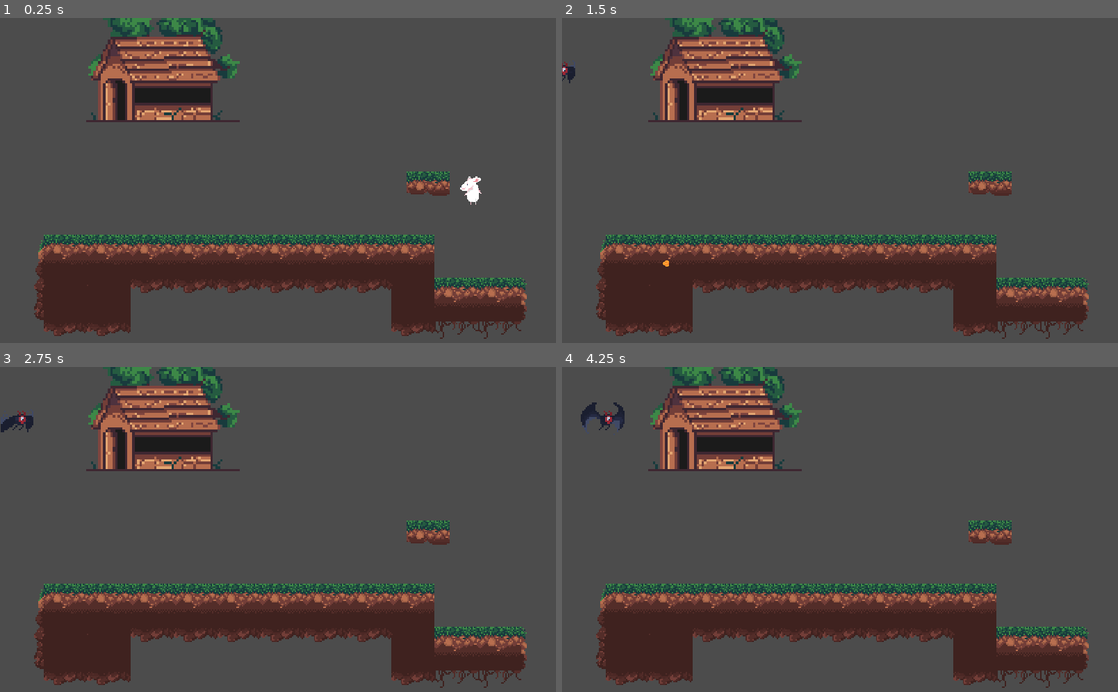
Above: before the commit, frames 1-4 (two rows, left to right).
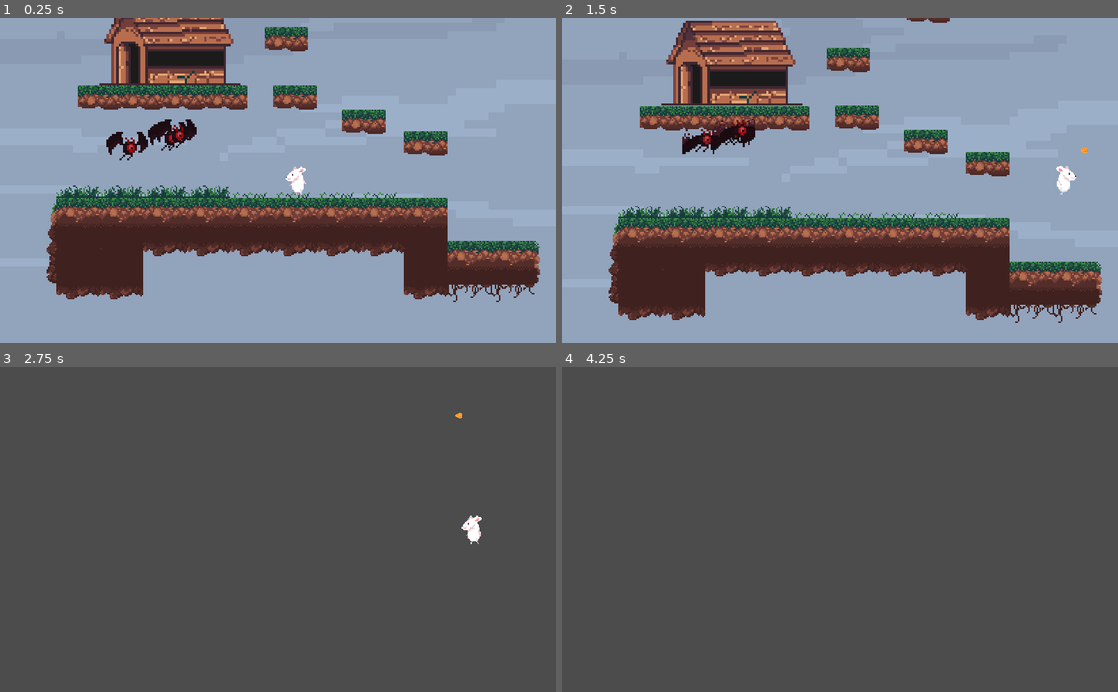
Above: after the commit, the same moments.

Repository: VeeHeiwa/Defend-Your-House
Game: Godot game, scene res://temp/level1.tscn
Two runs of this game, one before a commit and one after it. Both use one fixed random seed, a clock stepped at 60 frames per second and the inputs below. The project has no main scene, so this scene is started directly.
Inputs:
- Up to frame 1 (0.25 s): no input
- Up to frame 2 (1.5 s): tap Enter (fire) at 0.5, 1.35 s; hold Enter (fire) 0.53-1.28 s; hold Right (right) from 0.53 s (still down); tap Space (jump) at 0.77 s
- Up to frame 3 (2.75 s): tap Space (jump) at 1.52 s; release Right (right) at 2.03 s; hold Left (left) from 2.03 s (still down); hold Enter (fire) from 2.03 s (still down)
- Up to frame 4 (4.25 s): release Left (left) at 2.78 s; release Enter (fire) at 2.78 s; hold Right (right) from 2.78 s (still down); tap Enter (fire) at 2.85 s; tap Space (jump) at 3.02, 3.77 s; hold Enter (fire) from 3.53 s (still down)

The runs differ from the first frame. In frame 1, 96% of the frame differs, in the area x 0-100%, y 0-100%; in frame 2, 92%; in frame 3, 26%; in frame 4, 25%.

Commit message:
Added Player and enemy Attacks.

Diff:
--- a/Defend Your House/Scenes/AttackObject.tscn
+++ b/Defend Your House/Scenes/AttackObject.tscn
@@ -7,6 +7,8 @@
 extents = Vector2( 5.80577, 4.45919 )
 
 [node name="AttackObject" type="Area2D"]
+collision_layer = 0
+collision_mask = 8
 script = ExtResource( 1 )
 
 [node name="Sprite" type="Sprite" parent="."]
@@ -14,3 +16,5 @@
 
 [node name="CollisionShape2D" type="CollisionShape2D" parent="."]
 shape = SubResource( 1 )
+
+[connection signal="body_entered" from="." to="." method="_on_AttackObject_body_entered"]
--- a/Defend Your House/Scenes/ExplosionScene.tscn
+++ b/Defend Your House/Scenes/ExplosionScene.tscn
@@ -34,6 +34,9 @@
 } ]
 }
 
+[sub_resource type="CircleShape2D" id=2]
+radius = 9.43806
+
 [node name="ExplosionScene" type="Sprite"]
 scale = Vector2( 3.5, 3.5 )
 texture = ExtResource( 1 )
@@ -43,3 +46,13 @@
 
 [node name="AnimationPlayer" type="AnimationPlayer" parent="."]
 anims/explode = SubResource( 1 )
+
+[node name="Area2D" type="Area2D" parent="."]
+collision_layer = 0
+collision_mask = 20
+
+[node name="CollisionShape2D" type="CollisionShape2D" parent="Area2D"]
+scale = Vector2( 1, 1 )
+shape = SubResource( 2 )
+
+[connection signal="area_entered" from="Area2D" to="." method="_on_Area2D_area_entered"]
--- a/Defend Your House/Scenes/GameTileset.tres
+++ b/Defend Your House/Scenes/GameTileset.tres
@@ -122,3 +122,43 @@
 10/navigation_offset = Vector2( 16, 16 )
 10/shapes = [  ]
 10/z_index = 0
+11/name = "tile12"
+11/texture = ExtResource( 1 )
+11/tex_offset = Vector2( 0, 0 )
+11/modulate = Color( 1, 1, 1, 1 )
+11/region = Rect2( 96, 0, 32, 32 )
+11/tile_mode = 0
+11/occluder_offset = Vector2( 16, 16 )
+11/navigation_offset = Vector2( 16, 16 )
+11/shapes = [  ]
+11/z_index = 0
+12/name = "tile13"
+12/texture = ExtResource( 1 )
+12/tex_offset = Vector2( 0, 0 )
+12/modulate = Color( 1, 1, 1, 1 )
+12/region = Rect2( 64, 0, 32, 32 )
+12/tile_mode = 0
+12/occluder_offset = Vector2( 16, 16 )
+12/navigation_offset = Vector2( 16, 16 )
+12/shapes = [  ]
+12/z_index = 0
+13/name = "tile14"
+13/texture = ExtResource( 1 )
+13/tex_offset = Vector2( 0, 0 )
+13/modulate = Color( 1, 1, 1, 1 )
+13/region = Rect2( 64, 0, 32, 32 )
+13/tile_mode = 0
+13/occluder_offset = Vector2( 16, 16 )
+13/navigation_offset = Vector2( 16, 16 )
+13/shapes = [  ]
+13/z_index = 0
+14/name = "tile15"
+14/texture = ExtResource( 1 )
+14/tex_offset = Vector2( 0, 0 )
+14/modulate = Color( 1, 1, 1, 1 )
+14/region = Rect2( 96, 32, 32, 32 )
+14/tile_mode = 0
+14/occluder_offset = Vector2( 16, 16 )
+14/navigation_offset = Vector2( 16, 16 )
+14/shapes = [  ]
+14/z_index = 0
--- a/Defend Your House/Scenes/ProtectObject.tscn
+++ b/Defend Your House/Scenes/ProtectObject.tscn
@@ -1,6 +1,7 @@
-[gd_scene load_steps=3 format=2]
+[gd_scene load_steps=4 format=2]
 
-[ext_resource path="res://graphics/house.png" type="Texture" id=1]
+[ext_resource path="res://scripts/ProtectObject.gd" type="Script" id=1]
+[ext_resource path="res://graphics/house.png" type="Texture" id=2]
 
 [sub_resource type="RectangleShape2D" id=1]
 extents = Vector2( 23.766, 16.8209 )
@@ -8,9 +9,11 @@
 [node name="ProtectObject" type="Area2D"]
 collision_layer = 4
 collision_mask = 0
+script = ExtResource( 1 )
+HOUSE_HEALTH = 100
 
 [node name="Sprite" type="Sprite" parent="."]
-texture = ExtResource( 1 )
+texture = ExtResource( 2 )
 
 [node name="CollisionShape2D" type="CollisionShape2D" parent="."]
 position = Vector2( -3.01995, -1.18114 )
--- a/Defend Your House/Scenes/ThePlayer.tscn
+++ b/Defend Your House/Scenes/ThePlayer.tscn
@@ -80,6 +80,7 @@
 position = Vector2( 415.32, 110.661 )
 collision_layer = 16
 script = ExtResource( 1 )
+SPEED = 400
 JUMP = 750
 
 [node name="CollisionShape2D" type="CollisionShape2D" parent="."]
@@ -110,5 +111,10 @@
 position = Vector2( 1.98331, 5.94988 )
 shape = SubResource( 6 )
 
+[node name="Camera2D" type="Camera2D" parent="."]
+current = true
+limit_left = -100
+limit_right = 1000
+
 [connection signal="timeout" from="FireTimer" to="." method="_on_FireTimer_timeout"]
 [connection signal="body_exited" from="Area2D_lower" to="." method="_on_Area2D_lower_body_exited"]
--- a/Defend Your House/Scenes/bat_enemy.tscn
+++ b/Defend Your House/Scenes/bat_enemy.tscn
@@ -29,8 +29,10 @@
 script = ExtResource( 1 )
 
 [node name="Sprite" type="Sprite" parent="."]
+modulate = Color( 0.988235, 0.360784, 0.360784, 1 )
 texture = ExtResource( 2 )
 hframes = 6
+frame = 5
 
 [node name="AnimationPlayer" type="AnimationPlayer" parent="Sprite"]
 anims/walking = SubResource( 1 )
@@ -50,4 +52,8 @@
 process_mode = 0
 wait_time = 3.0
 
+[node name="healthRegenerate" type="Timer" parent="."]
+process_mode = 0
+
 [connection signal="timeout" from="FireTimer" to="." method="_on_FireTimer_timeout"]
+[connection signal="timeout" from="healthRegenerate" to="." method="_on_healthRegenerate_timeout"]
--- /dev/null
+++ b/Defend Your House/levels/level1.tscn
@@ -0,0 +1,3 @@
+[gd_scene format=2]
+
+[node name="level1" type="Node2D"]
--- a/Defend Your House/scripts/AttackObject.gd
+++ b/Defend Your House/scripts/AttackObject.gd
@@ -1,6 +1,7 @@
 extends Area2D
 
 export var SPEED =	700
+export var damage = 10
 var attackDirection = Vector2()
 
 func _ready():
@@ -14,3 +15,10 @@
 
 func _physics_process(delta):
 	position.x += attackDirection.x * SPEED * delta
+
+func _on_AttackObject_body_entered(body):
+	#Calling the take damage function on the enemy
+	# and freeing itself from the memory.
+	if(body.name.substr(0,9) == "bat_enemy"):
+		body.takePlayerCheeseDamage(damage)
+		queue_free()
--- a/Defend Your House/scripts/ExplosionScene.gd
+++ b/Defend Your House/scripts/ExplosionScene.gd
@@ -1,4 +1,6 @@
 extends Sprite
+
+export var HOUSE_DAMAGE = 50
 
 func _ready():
 	pass
@@ -10,3 +12,7 @@
 # animation is done playing
 func freeself():
 	queue_free()
+
+func _on_Area2D_area_entered(area):
+	if area.name.substr(0,13) == "ProtectObject":
+		area.giveDamage(HOUSE_DAMAGE)
--- /dev/null
+++ b/Defend Your House/scripts/ProtectObject.gd
@@ -0,0 +1,15 @@
+extends Area2D
+
+# Provide value from the properties widow
+export var HOUSE_HEALTH = 10000
+var health
+# Called when the node enters the scene tree for the first time.
+func _ready():
+	health = HOUSE_HEALTH
+
+func giveDamage(damage):
+	health -= damage
+	if health < 0:
+		print("house Destroyed:")
+
+		queue_free()
--- a/Defend Your House/scripts/ThePlayer.gd
+++ b/Defend Your House/scripts/ThePlayer.gd
@@ -1,4 +1,22 @@
 extends KinematicBody2D
+
+
+###########################################
+# Jumping through floating platforms:
+
+#A static body needs to be on a seperate layer, mostly
+#called "Floating Body". The Player usual collision should
+#not mask that collision layer. Add a seperate Area2D to the
+#player and have it's collision to mask the same layer as the
+#floating Body. Mark the FloatingBody as one way collision.
+#and connect the player's Area2D signal of Body exited to the
+#main script of the player. and turn the maskbit on for the
+#floatingplatform body layer. This time on main collisionbody.
+# 								-- Veeheiwa
+###########################################
+
+
+
 
 #Required Variables
 export var SPEED = 200
@@ -69,7 +87,6 @@
 			fire.set_direction($Sprite.flip_h)
 			hasAttacked = true
 
-
 	$Sprite/PlayerAnimationPlayer.update_animation(motion,hasAttacked)
 
 
--- a/Defend Your House/scripts/bat_enemy.gd
+++ b/Defend Your House/scripts/bat_enemy.gd
@@ -1,31 +1,60 @@
 extends KinematicBody2D
 
-export var SPEED = 30
+export var SPEED = 15
+export var MAX_HEALTH = 60
+export var health_regenerate_power = 2
+var health
+
 var motion = Vector2()
 var UP = Vector2(0,-1)
 var canAttack = true
 var rightMover = false #initial dummy value (Used for enemy Direction)
 export var BatAttack = preload("res://Scenes/ExplosionScene.tscn")
 
+func getDestVectorToAttack(playerPosition):
+
+	####################################################################
+	# The idea here is to calculate the distance between multiple vectors.
+	# maximum of vector.x or vector.y can be taken as the distance between
+	# two position. Then comparing this distance with other distance and noting
+	# the minimum distance's house.
+	####################################################################
+	var count = 1
+	var minimumDistance
+	var destinationVector
+
+	for house in get_tree().get_nodes_in_group("houses"):
+		var calDestVector = house.position - playerPosition
+		var distance
+
+		if calDestVector.x > calDestVector.y:
+			distance = calDestVector.x
+		else:
+			distance = calDestVector.y
+
+		if count == 1:
+			minimumDistance = distance
+			destinationVector = calDestVector
+		else:
+			if minimumDistance > distance:
+				minimumDistance = distance
+				destinationVector = calDestVector
+
+		count += 1
+	destinationVector.normalized()
+	return destinationVector
+
 func _ready():
+	#Starting the regenerate timer
+	$healthRegenerate.start()
 	#Changing the direction
-	if rightMover:
-		motion.x = 1
-	else:
-		motion.x = -1
-
-# This function will be called form the level scene
-# to set the direction of the enemey.
-func setMovingDirection(boolRightMover):
-	rightMover = boolRightMover
-	motion.x = 1
+	health = MAX_HEALTH
 
 func _physics_process(delta):
 	if $RayCast2D.is_colliding():
 		if canAttack:
 			canAttack = false
 			$FireTimer.start()
-			print("Attacking")
 			$Sprite.flip_h = false
 			var fire = BatAttack.instance()
 
@@ -35,13 +64,28 @@
 			fire.position.x += 70
 			fire.animateExplosion()
 	else:
-		motion.x = 1 *  SPEED
+		# new Code:
+		var destinationVector = getDestVectorToAttack(position)
+		motion = destinationVector * SPEED * delta
+		#print(motion)
 		move_and_slide(motion,UP)
 		$Sprite.flip_h = false
 		$Sprite/AnimationPlayer.play("walking")
 
+func takePlayerCheeseDamage(damage):
+	print(health)
+	health -= damage;
+	if(health <= 0):
+		queue_free()
+
+
 func _on_FireTimer_timeout():
 	canAttack = true;
+
+func _on_healthRegenerate_timeout():
+	if health < MAX_HEALTH:
+		health += health_regenerate_power
+		print(health)
 
 
 
@@ -53,5 +97,5 @@
 # defend, the CollisionMask of the RayCast
 # of the enemy should be the same as the
 # layer in which the protect object lies.
-# - Vikram Bhavsar
+# 							- VeeHeiwa
 ###############################################
--- a/Defend Your House/temp/level1.tscn
+++ b/Defend Your House/temp/level1.tscn
@@ -1,33 +1,132 @@
-[gd_scene load_steps=6 format=2]
+[gd_scene load_steps=7 format=2]
 
-[ext_resource path="res://Scenes/FloatingPlatform.tscn" type="PackedScene" id=1]
-[ext_resource path="res://Scenes/ProtectObject.tscn" type="PackedScene" id=2]
+[ext_resource path="res://graphics/background.png" type="Texture" id=1]
+[ext_resource path="res://Scenes/FloatingPlatform.tscn" type="PackedScene" id=2]
 [ext_resource path="res://Scenes/GameTileset.tres" type="TileSet" id=3]
-[ext_resource path="res://Scenes/ThePlayer.tscn" type="PackedScene" id=4]
-[ext_resource path="res://Scenes/bat_enemy.tscn" type="PackedScene" id=5]
+[ext_resource path="res://Scenes/ProtectObject.tscn" type="PackedScene" id=4]
+[ext_resource path="res://Scenes/ThePlayer.tscn" type="PackedScene" id=5]
+[ext_resource path="res://Scenes/bat_enemy.tscn" type="PackedScene" id=6]
 
 [node name="level1" type="Node2D"]
 
-[node name="FloatingPlatform" parent="." instance=ExtResource( 1 )]
-position = Vector2( 788.789, 322.995 )
+[node name="ParallaxBackground" type="ParallaxBackground" parent="."]
+editor/display_folded = true
+
+[node name="ParallaxLayer" type="ParallaxLayer" parent="ParallaxBackground"]
+editor/display_folded = true
+scale = Vector2( 15, 15 )
+
+[node name="Sprite" type="Sprite" parent="ParallaxBackground/ParallaxLayer"]
+position = Vector2( 11.3586, 5.1599 )
+texture = ExtResource( 1 )
+
+[node name="floatingPlatforms" type="Node2D" parent="."]
+editor/display_folded = true
+
+[node name="FloatingPlatform" parent="floatingPlatforms" instance=ExtResource( 2 )]
+position = Vector2( 760.262, 317.494 )
 scale = Vector2( 2.5, 2.5 )
 collision_layer = 2
 
-[node name="ProtectObject" parent="." instance=ExtResource( 2 )]
-position = Vector2( 297.342, 116.03 )
-scale = Vector2( 4.5, 4.5 )
+[node name="FloatingPlatform2" parent="floatingPlatforms" instance=ExtResource( 2 )]
+position = Vector2( 646.266, 276.987 )
+scale = Vector2( 2.5, 2.5 )
+collision_layer = 2
+
+[node name="FloatingPlatform3" parent="floatingPlatforms" instance=ExtResource( 2 )]
+position = Vector2( 519.633, 231.876 )
+scale = Vector2( 2.5, 2.5 )
+collision_layer = 2
+
+[node name="FloatingPlatform4" parent="floatingPlatforms" instance=ExtResource( 2 )]
+position = Vector2( 391.419, 232.666 )
+scale = Vector2( 2.5, 2.5 )
+collision_layer = 2
+
+[node name="FloatingPlatform5" parent="floatingPlatforms" instance=ExtResource( 2 )]
+position = Vector2( 313.857, 232.666 )
+scale = Vector2( 2.5, 2.5 )
+collision_layer = 2
+
+[node name="FloatingPlatform6" parent="floatingPlatforms" instance=ExtResource( 2 )]
+position = Vector2( 235.187, 232.666 )
+scale = Vector2( 2.5, 2.5 )
+collision_layer = 2
+
+[node name="FloatingPlatform7" parent="floatingPlatforms" instance=ExtResource( 2 )]
+position = Vector2( 158.732, 232.666 )
+scale = Vector2( 2.5, 2.5 )
+collision_layer = 2
+
+[node name="FloatingPlatform8" parent="floatingPlatforms" instance=ExtResource( 2 )]
+position = Vector2( 503.33, 125.187 )
+scale = Vector2( 2.5, 2.5 )
+collision_layer = 2
+
+[node name="FloatingPlatform9" parent="floatingPlatforms" instance=ExtResource( 2 )]
+position = Vector2( 650.699, 34.3283 )
+scale = Vector2( 2.5, 2.5 )
+collision_layer = 2
+
+[node name="FloatingPlatform10" parent="floatingPlatforms" instance=ExtResource( 2 )]
+position = Vector2( 741.354, -47.6935 )
+scale = Vector2( 2.5, 2.5 )
+collision_layer = 2
+
+[node name="FloatingPlatform11" parent="floatingPlatforms" instance=ExtResource( 2 )]
+position = Vector2( 820.361, -48.508 )
+scale = Vector2( 2.5, 2.5 )
+collision_layer = 2
+
+[node name="FloatingPlatform12" parent="floatingPlatforms" instance=ExtResource( 2 )]
+position = Vector2( 899.368, -46.879 )
+scale = Vector2( 2.5, 2.5 )
+collision_layer = 2
+
+[node name="FloatingPlatform13" parent="floatingPlatforms" instance=ExtResource( 2 )]
+position = Vector2( 971.045, -47.6935 )
+scale = Vector2( 2.5, 2.5 )
+collision_layer = 2
 
 [node name="TileMap" type="TileMap" parent="."]
 scale = Vector2( 2.5, 2.5 )
 tile_set = ExtResource( 3 )
 cell_size = Vector2( 32, 32 )
 format = 1
-tile_data = PoolIntArray( 327680, 2, 0, 327681, 0, 0, 327682, 0, 0 …(352 unchanged characters)…
+tile_data = PoolIntArray( 262145, 10, 0, 262146, 10, 0, 262147, 10, 0, 262148, 10, 0, 262149, 9, 0, 262150, 9, 0, 262151, 9, 0, 262152, 9, 0, 327680, 2, 0, 327681, 0, 0, 327682, 0, 0 …(352 unchanged characters)…
 
-[node name="ThePlayer" parent="." instance=ExtResource( 4 )]
-position = Vector2( 868.535, 237.94 )
+[node name="protectAreas" type="Node2D" parent="."]
+
+[node name="ProtectObject" parent="protectAreas" groups=[
+"houses",
+] instance=ExtResource( 4 )]
+position = Vector2( 297.342, 116.03 )
+scale = Vector2( 4.5, 4.5 )
+HOUSE_HEALTH = 500
+
+[node name="ProtectObject2" parent="protectAreas" groups=[
+"houses",
+] instance=ExtResource( 4 )]
+position = Vector2( 875.811, -164.571 )
+scale = Vector2( 4.5, 4.5 )
+
+[node name="ThePlayer" parent="." instance=ExtResource( 5 )]
+position = Vector2( 522.636, 288.151 )
 scale = Vector2( 1.7, 1.7 )
 
-[node name="bat_enemy" parent="." instance=ExtResource( 5 )]
-position = Vector2( -53.5647, 102.14 )
-scale = Vector2( 3, 3 )
+[node name="bat_enemy" parent="." instance=ExtResource( 6 )]
+position = Vector2( 278.876, 307.444 )
+scale = Vector2( 3.5, 3.5 )
+
+[node name="bat_enemy2" parent="." instance=ExtResource( 6 )]
+position = Vector2( 292.48, 302.002 )
+scale = Vector2( 3.5, 3.5 )
+
+[node name="bat_enemy3" parent="." instance=ExtResource( 6 )]
+visible = false
+position = Vector2( 429.877, 321.048 )
+scale = Vector2( 3.5, 3.5 )
+
+[node name="bat_enemy4" parent="." instance=ExtResource( 6 )]
+position = Vector2( 197.254, 326.489 )
+scale = Vector2( 3.5, 3.5 )
Not shown: 1 places in Defend Your House/Scenes/ExplosionScene.tscn that only renumber resources
Binary file added: Defend Your House/graphics/background-export.png
Not shown, added: Defend Your House/graphics/background-export.png.import
Binary file added: Defend Your House/graphics/background.png
Not shown, added: Defend Your House/graphics/background.png.import
Binary file changed: Defend Your House/graphics/house.png
